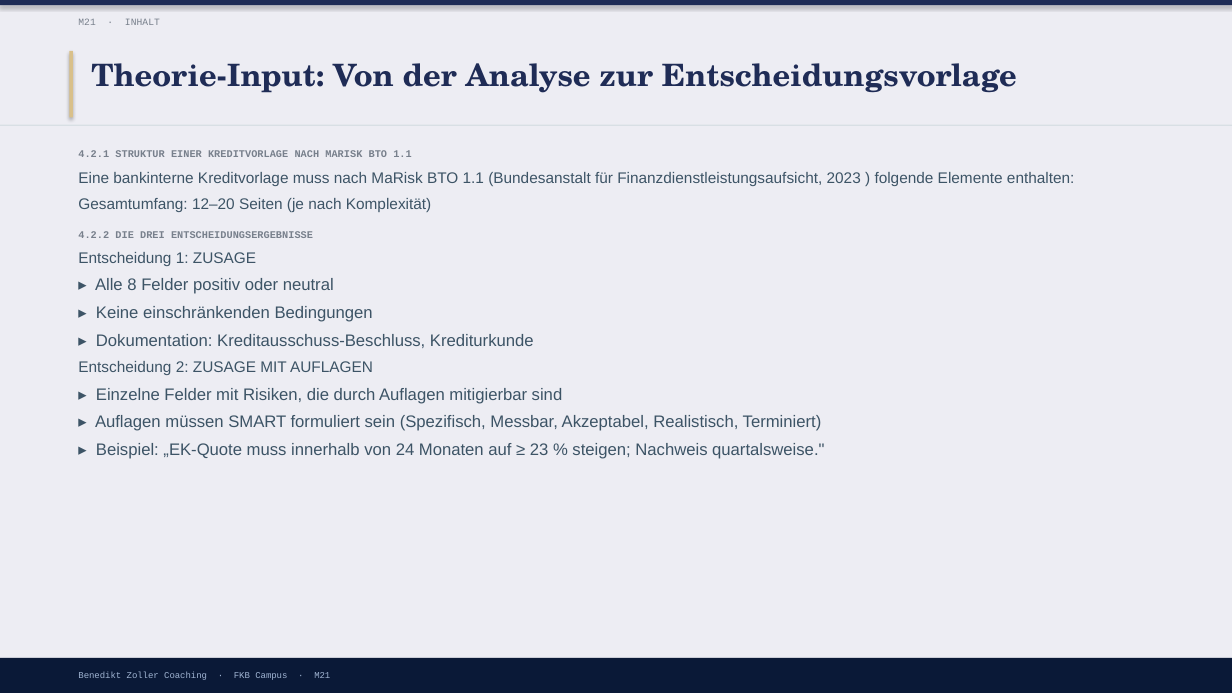
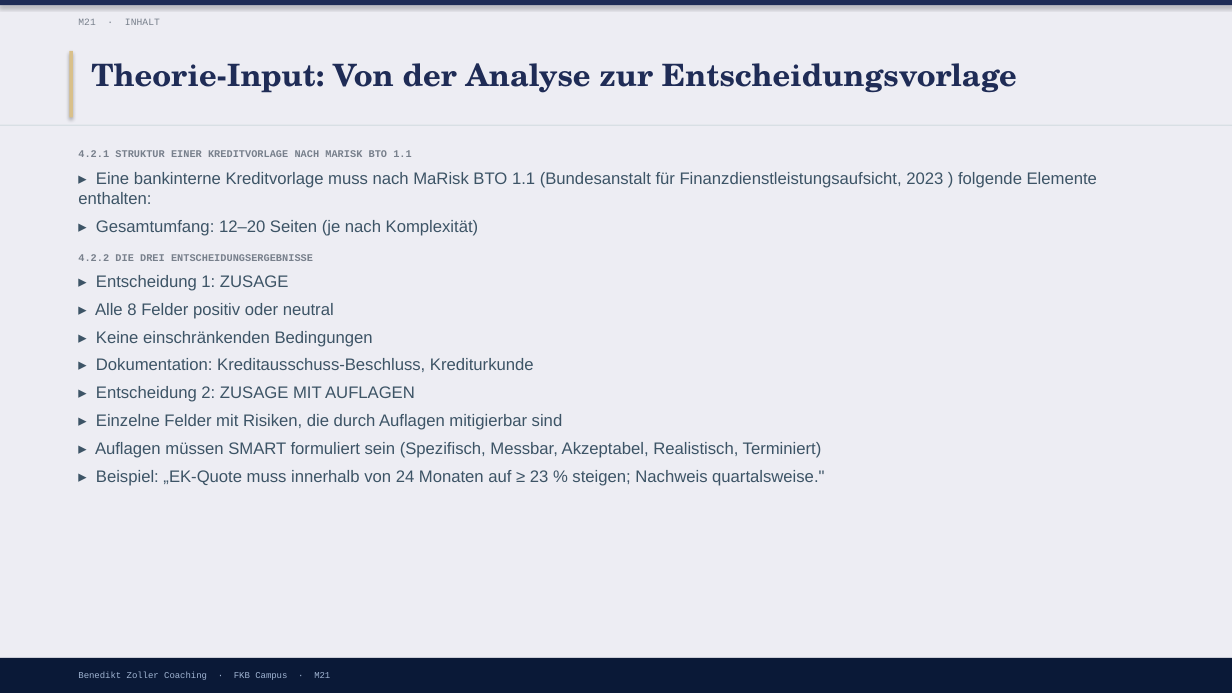
Before and after one commit to ck5rqc47pr-byte/firmenkundenakademie-online, a slide deck: slide 10 of protected-downloads/praesentation/M21.pptx (slide 8 before the commit). Drawn at 1232x693 pixels with LibreOffice and Linux fonts; fonts in the diff are those of the drawing. Boxes give left, top, right and bottom in pixels: in the first picture for what was removed or moved away, otherwise in the second. Text is boxed around its words. In the diff, an @@ line names an element or a change of style, - is before the commit and + after.

```diff
--- a/protected-downloads/praesentation/M21.pptx
+++ b/protected-downloads/praesentation/M21.pptx
@@ text at (78, 172, 1097, 236): text changed; size 12 to 13 pt @@
-Eine bankinterne Kreditvorlage muss nach MaRisk BTO 1.1 (Bundesanstalt für Finanzdienstleistungsaufsicht, 2023 ) folgende Elemente enthalten:
-Gesamtumfang: 12–20 Seiten (je nach Komplexität)
+▸ Eine bankinterne Kreditvorlage muss nach MaRisk BTO 1.1 (Bundesanstalt für Finanzdienstleistungsaufsicht, 2023 ) folgende Elemente enthalten:
+▸ Gesamtumfang: 12–20 Seiten (je nach Komplexität)
@@ text at (96, 275, 288, 291): text changed; size 12 to 13 pt @@
-Entscheidung 1: ZUSAGE
+▸ Entscheidung 1: ZUSAGE
@@ text at (96, 386, 415, 402): text changed; size 12 to 13 pt @@
-Entscheidung 2: ZUSAGE MIT AUFLAGEN
+▸ Entscheidung 2: ZUSAGE MIT AUFLAGEN
```
Also in this commit, not shown: 7 other slides changed, 6 slides added, 1 slide removed, 21 other files.
